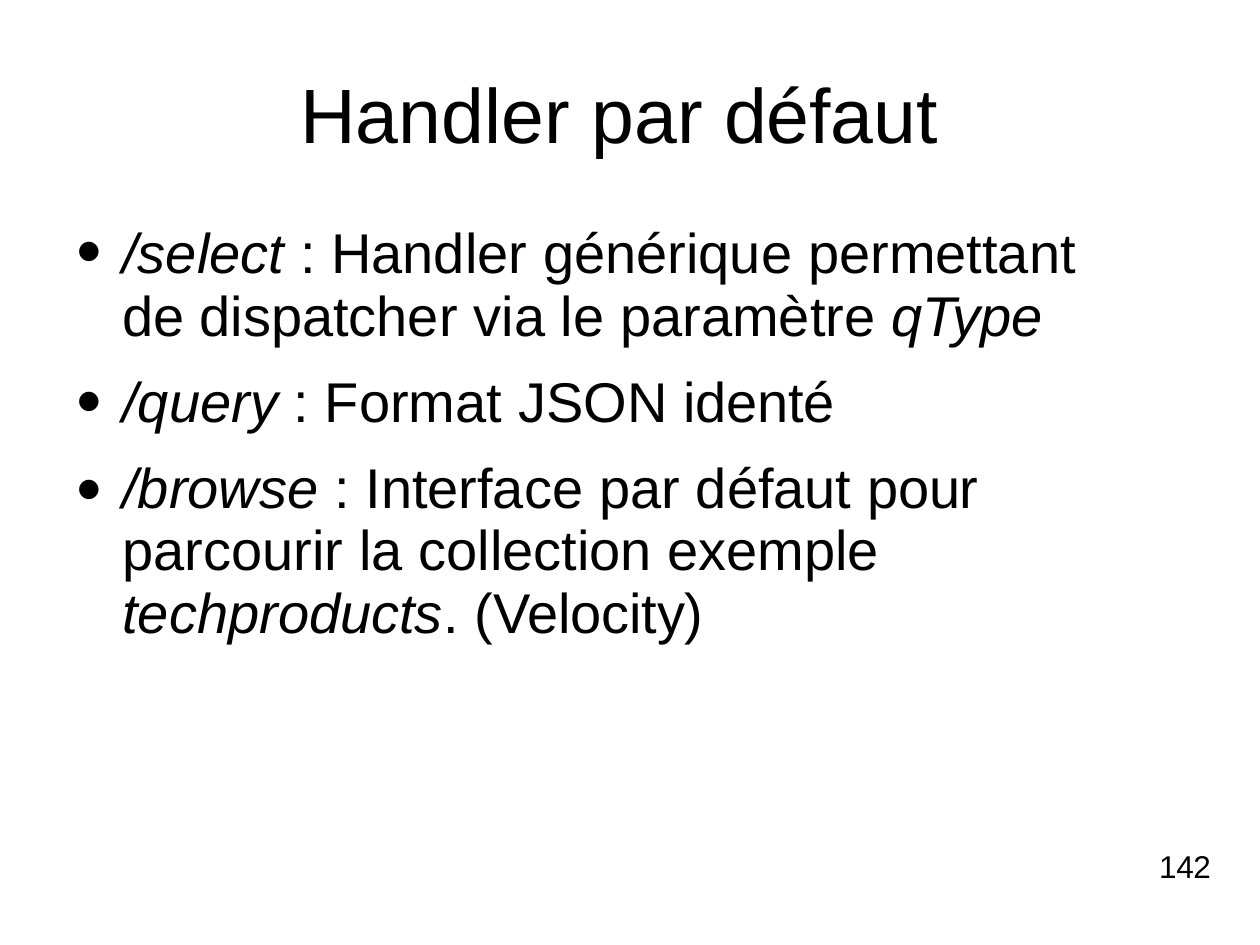
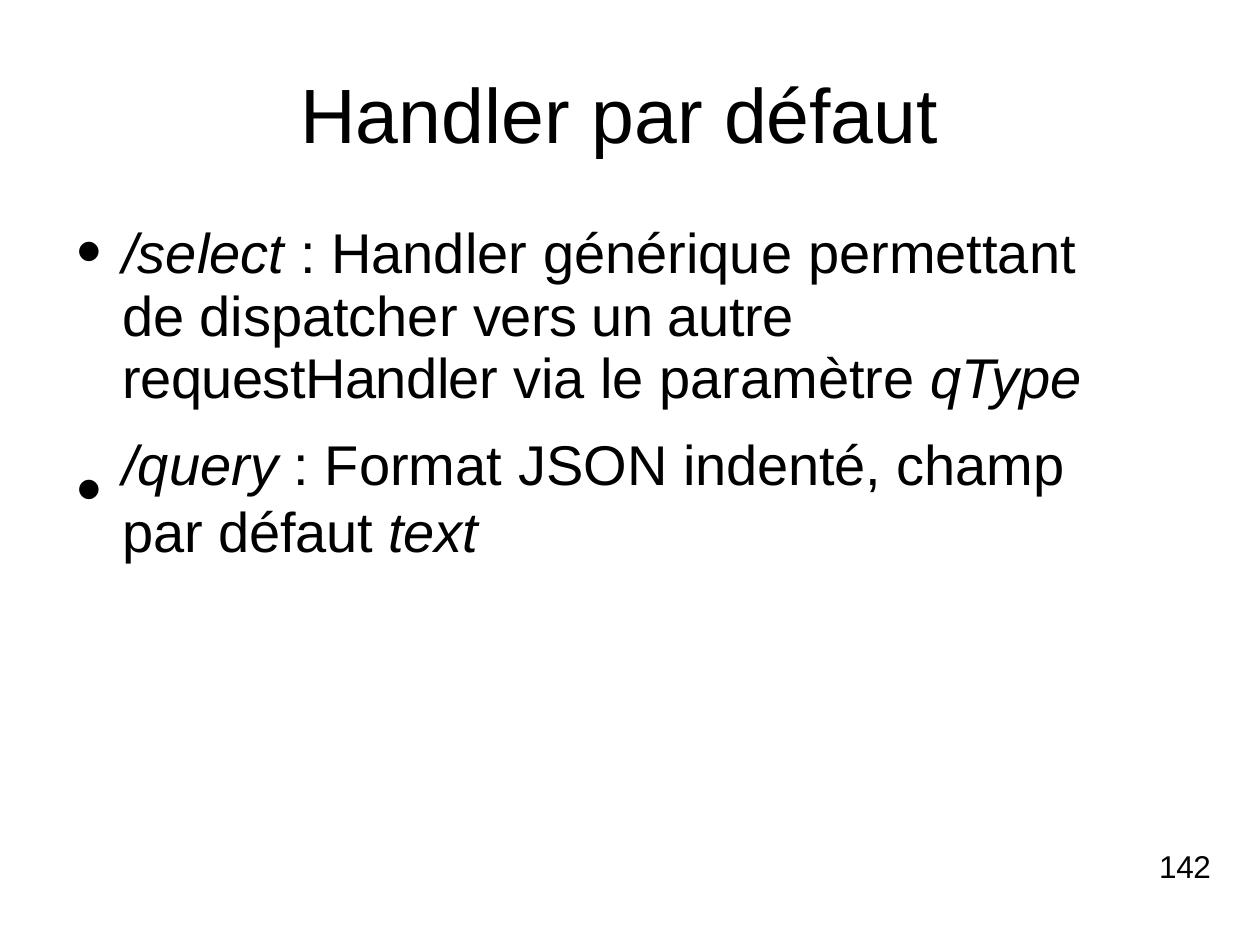
Before and after one commit to dthibau/solr, a slide deck: slide 142 of SolR.odp (slide 143 before the commit). Drawn at 1260x945 pixels with LibreOffice and Linux fonts; fonts in the diff are those of the drawing. Boxes give left, top, right and bottom in pixels: in the first picture for what was removed or moved away, otherwise in the second. Text is boxed around its words. In the diff, an @@ line names an element or a change of style, - is before the commit and + after.

```diff
--- a/SolR.odp
+++ b/SolR.odp
@@ text at bbox=[122, 231, 1082, 563]: text changed @@
-/select : Handler générique permettant de dispatcher via le paramètre qType
-/query : Format JSON identé
-/browse : Interface par défaut pour parcourir la collection exemple techproducts. (Velocity)
+/select : Handler générique permettant de dispatcher vers un autre requestHandler via le paramètre qType
+/query : Format JSON indenté, champ par défaut text
@@ text removed at bbox=[76, 382, 100, 413] @@
-●
```
Also in this commit, not shown: 52 other slides changed, 16 slides added, 13 slides removed, 7 other files.
